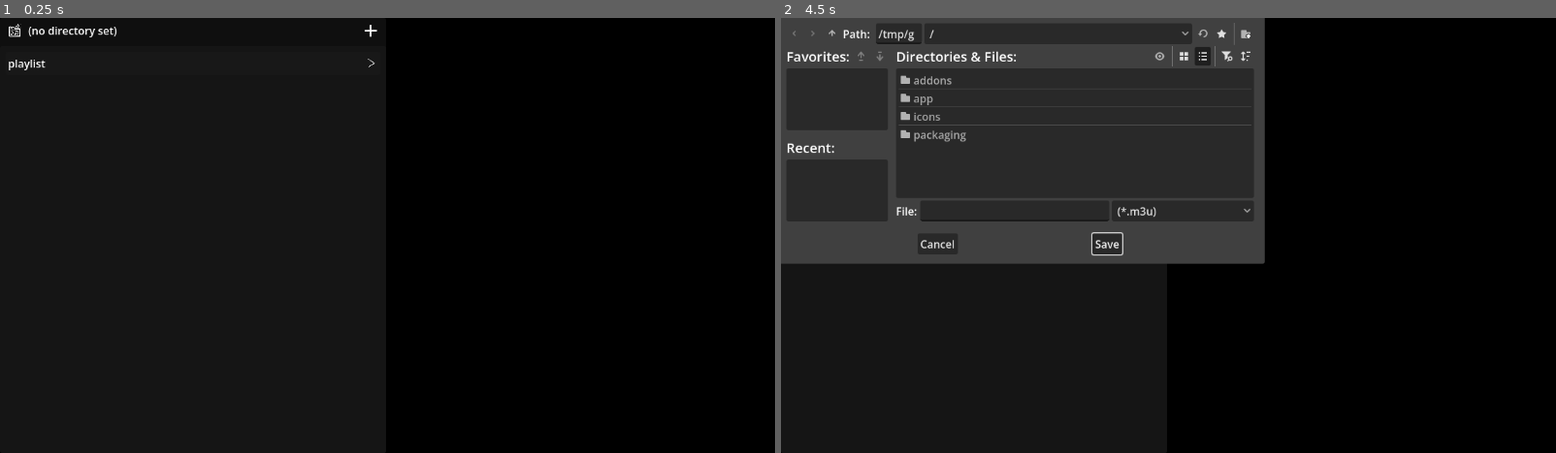
Above: before the commit, frames 1-2 (left to right).
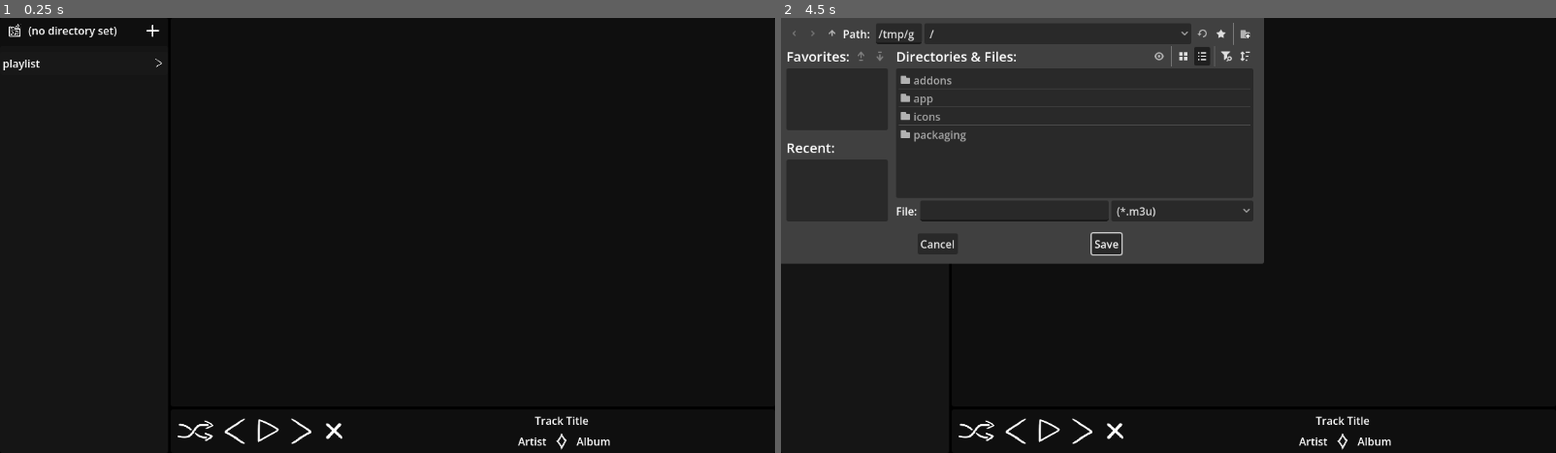
Above: after the commit, the same moments.

Repository: CorvusCloudburst/m3udang
Game: Godot game, scene res://app/main.tscn
The game is run twice, just before and just after one commit, with the same random seed, the same clock (stepped at 60 frames per second) and the same inputs.
Inputs (mouse positions are in pixels of both pictures, inside the frame that each line leads up to; where the layout moved, square brackets give the same spot in the first picture):
- Up to frame 1 (0.25 s): no input
- Up to frame 2 (4.5 s): click (974, 431) at 0.52 s; click (1013, 431) at 1.27 s; click (1052, 431) at 2.02 s; click (1083, 431) at 2.77 s; click (1114, 431) at 3.52 s; click (936, 31) [1153, 31] at 4.25 s

The runs differ from the first frame. In frame 1, 0.6% of the frame differs, in the area x 0-79%, y 1-100%; in frame 2, 0.7%, in the area x 22-79%, y 0-100%.

Commit message:
flesh out full layout

Diff:
--- a/app/main.tscn
+++ b/app/main.tscn
@@ -3,6 +3,7 @@
 [ext_resource type="Script" uid="uid://dvcn77fsvd5lw" path="res://app/main.gd" id="1_s58fy"]
 [ext_resource type="PackedScene" uid="uid://cpaf13bvrcfyl" path="res://app/playlist_management/playlist_browser_panel.tscn" id="1_yblnd"]
 [ext_resource type="PackedScene" uid="uid://d2aat2sfr1y2h" path="res://app/playlist_management/playlist_details/playlist_details_panel.tscn" id="3_ysqge"]
+[ext_resource type="PackedScene" uid="uid://c81kphgesuj1a" path="res://app/now_playing/player/player.tscn" id="4_8bux2"]
 
 [node name="Main" type="Node" unique_id=1622219]
 script = ExtResource("1_s58fy")
@@ -17,7 +18,8 @@
 size_flags_vertical = 3
 color = Color(0, 0, 0, 1)
 
-[node name="LayoutGrid" type="GridContainer" parent="." unique_id=564699506]
+[node name="LayoutContainer" type="HBoxContainer" parent="." unique_id=2117094871]
+clip_contents = true
 anchors_preset = 15
 anchor_right = 1.0
 anchor_bottom = 1.0
@@ -25,21 +27,32 @@
 grow_vertical = 2
 size_flags_horizontal = 3
 size_flags_vertical = 3
-columns = 2
 
-[node name="PlaylistManagementGrid" type="GridContainer" parent="LayoutGrid" unique_id=1539483554]
+[node name="PlaylistManagementContainer" type="HBoxContainer" parent="LayoutContainer" unique_id=996215196]
+clip_contents = true
+layout_mode = 2
+size_flags_horizontal = 0
+size_flags_vertical = 3
+
+[node name="PlaylistBrowserPanel" parent="LayoutContainer/PlaylistManagementContainer" unique_id=932147196 instance=ExtResource("1_yblnd")]
+custom_minimum_size = Vector2(250, 0)
+layout_mode = 2
+
+[node name="PlaylistDetailsPanel" parent="LayoutContainer/PlaylistManagementContainer" unique_id=1550198251 instance=ExtResource("3_ysqge")]
+visible = false
+layout_mode = 2
+
+[node name="NowPlayingContainer" type="VBoxContainer" parent="LayoutContainer" unique_id=2053573082]
 layout_mode = 2
 size_flags_horizontal = 3
 size_flags_vertical = 3
-columns = 2
 
-[node name="PlaylistBrowserPanel" parent="LayoutGrid/PlaylistManagementGrid" unique_id=932147196 instance=ExtResource("1_yblnd")]
-custom_minimum_size = Vector2(250, 0)
+[node name="VisualizerPanel" type="Panel" parent="LayoutContainer/NowPlayingContainer" unique_id=1083943438]
 layout_mode = 2
+size_flags_horizontal = 3
+size_flags_vertical = 3
+size_flags_stretch_ratio = 3.95
 
-[node name="PlaylistDetailsPanel" parent="LayoutGrid/PlaylistManagementGrid" unique_id=1550198251 instance=ExtResource("3_ysqge")]
-visible = false
+[node name="Player" parent="LayoutContainer/NowPlayingContainer" unique_id=1894687949 instance=ExtResource("4_8bux2")]
+custom_minimum_size = Vector2(0, 65)
 layout_mode = 2
-
-[node name="NowPlayingGrid" type="GridContainer" parent="LayoutGrid" unique_id=788481256]
-layout_mode = 2
--- a/app/now_playing/player/player.tscn
+++ b/app/now_playing/player/player.tscn
@@ -1,6 +1,12 @@
 [gd_scene format=3 uid="uid://c81kphgesuj1a"]
 
 [ext_resource type="Script" uid="uid://boh5roqixmgr0" path="res://app/now_playing/player/player.gd" id="1_onj6o"]
+[ext_resource type="Texture2D" uid="uid://dsmxqhcuo480r" path="res://icons/shuffle.png" id="2_hs3ps"]
+[ext_resource type="Texture2D" uid="uid://pa1wa8i3r66s" path="res://icons/stepBack.png" id="3_dtq3r"]
+[ext_resource type="Texture2D" uid="uid://d3d2rcf5bxbf5" path="res://icons/play.png" id="4_8xlbq"]
+[ext_resource type="Texture2D" uid="uid://dh27xrr7pk0oe" path="res://icons/stepForward.png" id="5_1s338"]
+[ext_resource type="Texture2D" uid="uid://ba2tigywb3mm6" path="res://icons/x.png" id="6_gpefw"]
+[ext_resource type="Texture2D" uid="uid://cu6ttp115bc7m" path="res://icons/diamond.png" id="7_dtq3r"]
 
 [node name="Player" type="Control" unique_id=1894687949]
 layout_mode = 3
@@ -12,6 +18,7 @@
 script = ExtResource("1_onj6o")
 
 [node name="PlayerPanel" type="Panel" parent="." unique_id=328540722]
+custom_minimum_size = Vector2(450, 65)
 layout_mode = 1
 anchors_preset = 15
 anchor_right = 1.0
@@ -19,6 +26,100 @@
 grow_horizontal = 2
 grow_vertical = 2
 
+[node name="OuterMargins" type="MarginContainer" parent="PlayerPanel" unique_id=2084239707]
+layout_mode = 1
+anchors_preset = 15
+anchor_right = 1.0
+anchor_bottom = 1.0
+grow_horizontal = 2
+grow_vertical = 2
+theme_override_constants/margin_left = 4
+theme_override_constants/margin_top = 4
+theme_override_constants/margin_right = 4
+theme_override_constants/margin_bottom = 4
+
+[node name="PlayerPanelLayout" type="HBoxContainer" parent="PlayerPanel/OuterMargins" unique_id=1870728665]
+layout_mode = 2
+
+[node name="ControlsLayout" type="HBoxContainer" parent="PlayerPanel/OuterMargins/PlayerPanelLayout" unique_id=159323216]
+layout_mode = 2
+
+[node name="ShuffleButton" type="Button" parent="PlayerPanel/OuterMargins/PlayerPanelLayout/ControlsLayout" unique_id=1959410084]
+custom_minimum_size = Vector2(65, 45)
+layout_mode = 2
+icon = ExtResource("2_hs3ps")
+flat = true
+icon_alignment = 1
+expand_icon = true
+
+[node name="StepBackButton" type="Button" parent="PlayerPanel/OuterMargins/PlayerPanelLayout/ControlsLayout" unique_id=1713379117]
+custom_minimum_size = Vector2(45, 45)
+layout_mode = 2
+icon = ExtResource("3_dtq3r")
+flat = true
+icon_alignment = 1
+expand_icon = true
+
+[node name="PlayPauseButton" type="Button" parent="PlayerPanel/OuterMargins/PlayerPanelLayout/ControlsLayout" unique_id=1764902847]
+custom_minimum_size = Vector2(45, 45)
+layout_mode = 2
+icon = ExtResource("4_8xlbq")
+flat = true
+icon_alignment = 1
+expand_icon = true
+
+[node name="StepForwardButton" type="Button" parent="PlayerPanel/OuterMargins/PlayerPanelLayout/ControlsLayout" unique_id=274668438]
+custom_minimum_size = Vector2(45, 45)
+layout_mode = 2
+icon = ExtResource("5_1s338")
+flat = true
+icon_alignment = 1
+expand_icon = true
+
+[node name="RepeatButton" type="Button" parent="PlayerPanel/OuterMargins/PlayerPanelLayout/ControlsLayout" unique_id=1857578010]
+custom_minimum_size = Vector2(45, 45)
+layout_mode = 2
+icon = ExtResource("6_gpefw")
+flat = true
+icon_alignment = 1
+expand_icon = true
+
+[node name="TrackInfoLayout" type="VBoxContainer" parent="PlayerPanel/OuterMargins/PlayerPanelLayout" unique_id=720103066]
+layout_mode = 2
+size_flags_horizontal = 3
+
+[node name="TrackNameLabel" type="Label" parent="PlayerPanel/OuterMargins/PlayerPanelLayout/TrackInfoLayout" unique_id=1328529358]
+layout_mode = 2
+size_flags_vertical = 3
+text = "Track Title"
+horizontal_alignment = 1
+vertical_alignment = 1
+
+[node name="TrackMetadataLayout" type="HBoxContainer" parent="PlayerPanel/OuterMargins/PlayerPanelLayout/TrackInfoLayout" unique_id=1612743807]
+layout_mode = 2
+size_flags_vertical = 3
+theme_override_constants/separation = 13
+
+[node name="ArtistLabel" type="Label" parent="PlayerPanel/OuterMargins/PlayerPanelLayout/TrackInfoLayout/TrackMetadataLayout" unique_id=1539224372]
+layout_mode = 2
+size_flags_horizontal = 3
+size_flags_vertical = 1
+text = "Artist"
+horizontal_alignment = 2
+vertical_alignment = 1
+
+[node name="Divider" type="TextureRect" parent="PlayerPanel/OuterMargins/PlayerPanelLayout/TrackInfoLayout/TrackMetadataLayout" unique_id=1497231155]
+layout_mode = 2
+texture = ExtResource("7_dtq3r")
+expand_mode = 3
+
+[node name="AlbumLabel" type="Label" parent="PlayerPanel/OuterMargins/PlayerPanelLayout/TrackInfoLayout/TrackMetadataLayout" unique_id=81107285]
+layout_mode = 2
+size_flags_horizontal = 3
+size_flags_vertical = 1
+text = "Album"
+vertical_alignment = 1
+
 [node name="TrackPlayer" type="AudioStreamPlayer" parent="." unique_id=901033405]
 bus = &"Player"
 
